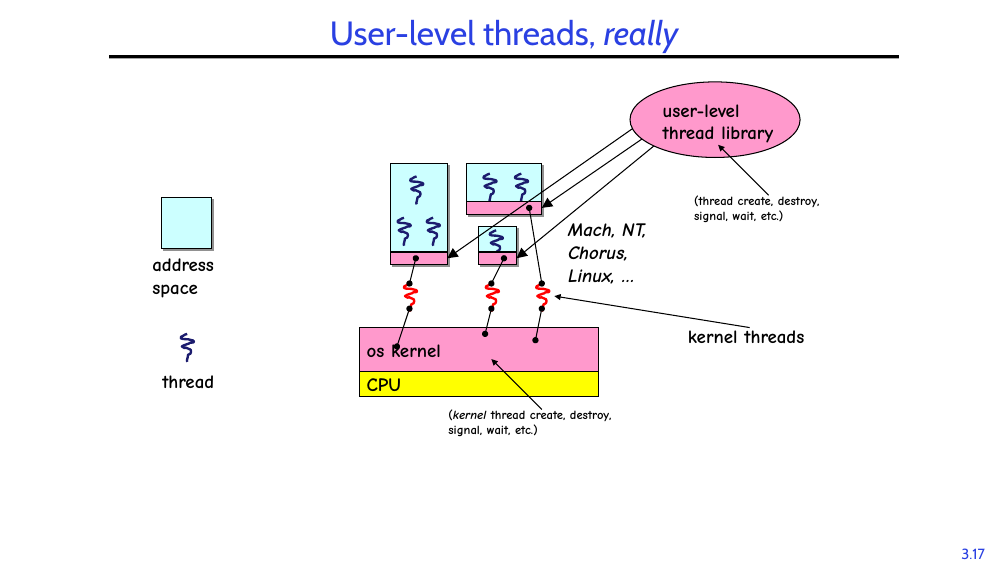
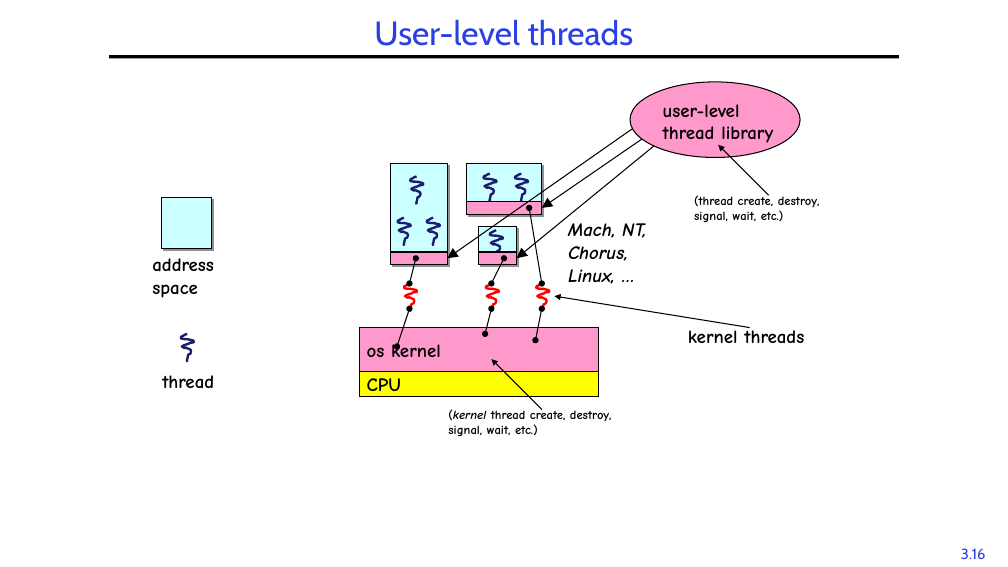
Before and after one commit to guhofstra/CSC256Fa25, a slide deck: slide 16 of PPTs/3-Threads.pptx (slide 17 before the commit). Drawn at 1008x567 pixels with LibreOffice and Linux fonts; fonts in the diff are those of the drawing. Boxes give left, top, right and bottom in pixels: in the first picture for what was removed or moved away, otherwise in the second. Text is boxed around its words. In the diff, an @@ line names an element or a change of style, - is before the commit and + after.

```diff
--- a/PPTs/3-Threads.pptx
+++ b/PPTs/3-Threads.pptx
@@ title at box(374, 19, 634, 46): text changed @@
-User-level threads, really
+User-level threads
@@ page number at box(961, 548, 985, 559): text changed @@
-3.17
+3.16
```
Also in this commit, not shown: 1 other slide changed, 2 slides removed, 3 other files.
